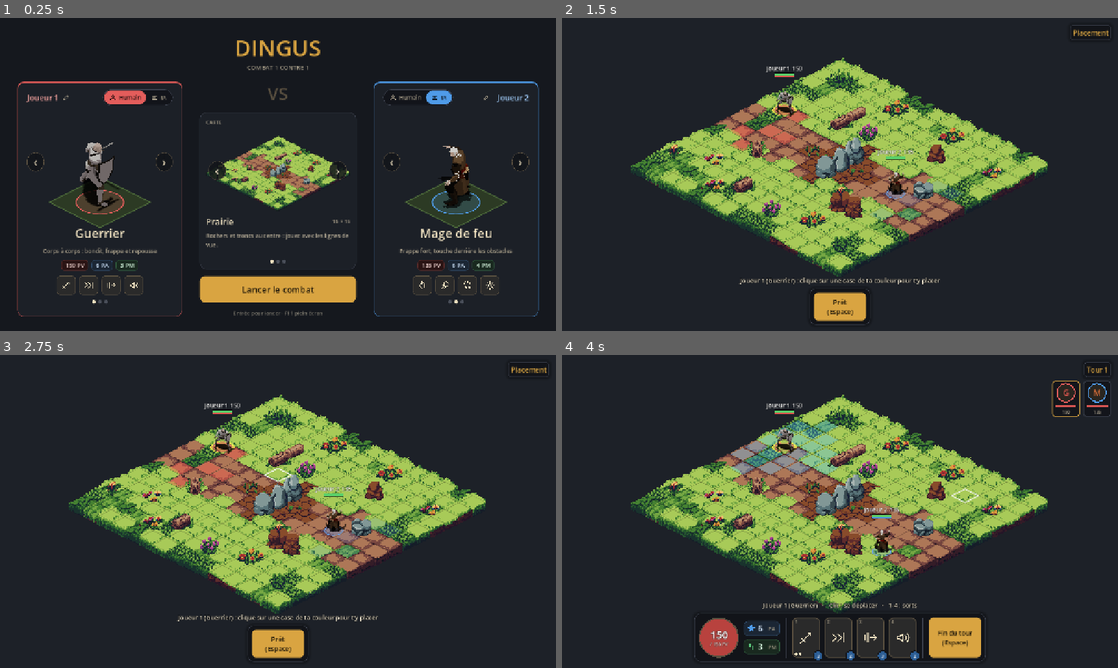
Above: before the commit, frames 1-4 (two rows, left to right).
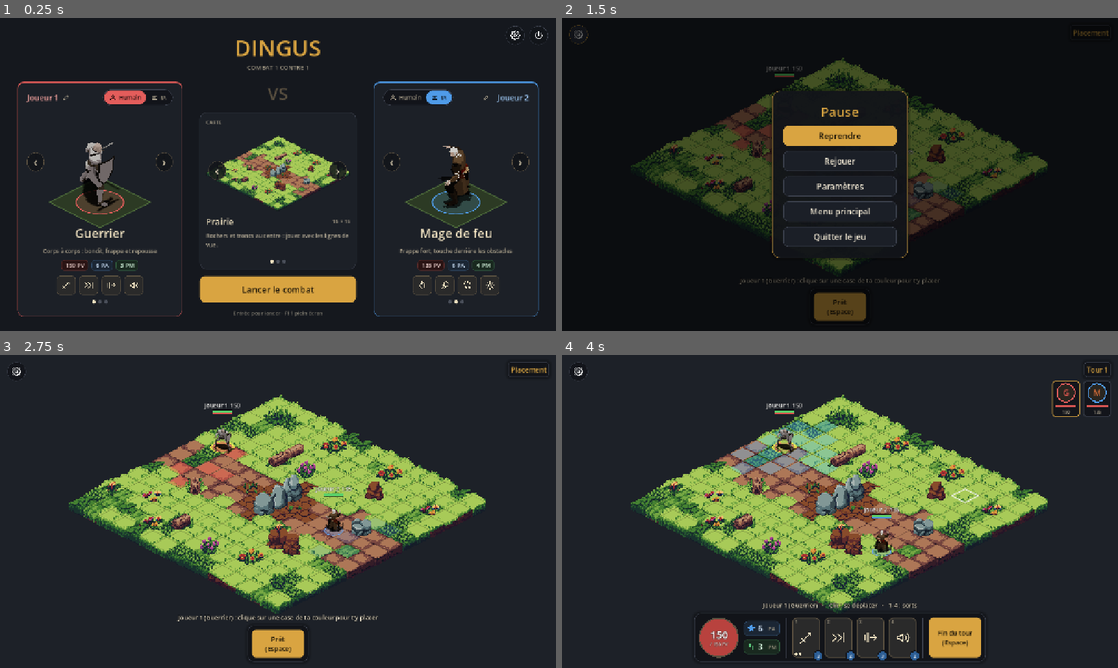
Above: after the commit, the same moments.

Repository: GuenotF/Dingus
Game: Godot game, scene res://scenes/menu.tscn
The game is run twice, just before and just after one commit, with the same random seed, the same clock (stepped at 60 frames per second) and the same inputs.
Inputs (mouse positions are in pixels of both pictures, inside the frame that each line leads up to):
- Up to frame 1 (0.25 s): no input
- Up to frame 2 (1.5 s): click "Lancer le combat" at 0.5 s; click (578, 33) at 1.27 s
- Up to frame 3 (2.75 s): click (278, 473) at 2 s, where only the run after the commit has a clickable "Reprendre"
- Up to frame 4 (4 s): click "Prêt (Espace)" at 2.75 s; tap Enter at 3.5, 3.6 s; move the mouse to (962, 495) at 3.52 s; click (962, 495) at 3.67 s; tap Space at 3.77 s; tap Keypad Enter at 3.8 s

The runs differ from the first frame. In frame 1, less than 0.1% of the frame differs, in the area x 91-99%, y 2-9%; in frame 2, 28%, in the area x 1-99%, y 2-99%; in frame 3, 0.2%; in frame 4, 0.1%.

Commit message:
Menu pause, paramètres et icônes Paramètres / Quitter
- Menu pause en combat (Échap ou bouton ⚙) : Reprendre, Rejouer, Paramètres,
  Menu principal, Quitter. Le jeu est gelé pendant la pause (timers de l'IA inclus).
  Confirmation pour Rejouer, Menu principal et Quitter.
- Fenêtre Paramètres partagée : volume général, voix, son coupé, plein écran.
- Autoload Settings : réglages mémorisés dans user://settings.cfg ; F11 et M
  passent par lui.
- Menu principal : icônes Paramètres et Quitter en haut à droite.
- README : phase 4 cochée, section Menus et paramètres.

Co-Authored-By: Claude Sonnet 5.5 <noreply@anthropic.com>
Claude-Session: https://claude.ai/code/session_016TqoMGpG5jku75qaKDTUnG

Diff:
--- /dev/null
+++ b/assets/ui/icon_quit.svg
@@ -0,0 +1 @@
+<svg xmlns="http://www.w3.org/2000/svg" width="32" height="32" viewBox="0 0 24 24" fill="none" stroke="#ffffff" stroke-width="2" stroke-linecap="round" stroke-linejoin="round"><path d="M12 3v9"/><path d="M6.4 6.6a8 8 0 1 0 11.2 0"/></svg>
--- /dev/null
+++ b/assets/ui/icon_settings.svg
@@ -0,0 +1 @@
+<svg xmlns="http://www.w3.org/2000/svg" width="32" height="32" viewBox="0 0 24 24" fill="none" stroke="#ffffff" stroke-width="2" stroke-linecap="round" stroke-linejoin="round"><circle cx="12" cy="12" r="3"/><path d="M19.4 15a1.7 1.7 0 0 0 .3 1.8l.1.1a2 2 0 1 1-2.8 2.8l-.1-.1a1.7 1.7 0 0 0-1.8-.3 1.7 1.7 0 0 0-1 1.5V21a2 2 0 1 1-4 0v-.1a1.7 1.7 0 0 0-1.1-1.5 1.7 1.7 0 0 0-1.8.3l-.1.1a2 2 0 1 1-2.8-2.8l.1-.1a1.7 1.7 0 0 0 .3-1.8 1.7 1.7 0 0 0-1.5-1H3a2 2 0 1 1 0-4h.1a1.7 1.7 0 0 0 1.5-1.1 1.7 1.7 0 0 0-.3-1.8l-.1-.1a2 2 0 1 1 2.8-2.8l.1.1a1.7 1.7 0 0 0 1.8.3H9a1.7 1.7 0 0 0 1-1.5V3a2 2 0 1 1 4 0v.1a1.7 1.7 0 0 0 1 1.5 1.7 1.7 0 0 0 1.8-.3l.1-.1a2 2 0 1 1 2.8 2.8l-.1.1a1.7 1.7 0 0 0-.3 1.8V9a1.7 1.7 0 0 0 1.5 1H21a2 2 0 1 1 0 4h-.1a1.7 1.7 0 0 0-1.5 1z"/></svg>
--- a/project.godot
+++ b/project.godot
@@ -23,6 +23,7 @@
 
 GameConfig="*res://scripts/game_config.gd"
 Sound="*res://scripts/audio/sound.gd"
+Settings="*res://scripts/settings.gd"
 
 [display]
 
--- a/scripts/audio/sound.gd
+++ b/scripts/audio/sound.gd
@@ -5,7 +5,6 @@
 const VOICE_BUS := "Voix"
 ## Une voix par personnage à la fois : une nouvelle réplique coupe la précédente du même personnage.
 var _voice_players: Dictionary = {} # clé (id du combattant, ou autre) -> AudioStreamPlayer
-var muted := false
 
 
 func _ready() -> void:
@@ -40,8 +39,7 @@
 
 
 func toggle_mute() -> void:
-	muted = not muted
-	AudioServer.set_bus_mute(AudioServer.get_bus_index("Master"), muted)
+	Settings.set_muted(not Settings.muted)
 
 
 func _unhandled_input(event: InputEvent) -> void:
--- a/scripts/game_config.gd
+++ b/scripts/game_config.gd
@@ -42,11 +42,10 @@
 	return info
 
 
-## F11 : bascule plein écran / fenêtre maximisée, partout dans le jeu.
+## F11 : bascule plein écran / fenêtre maximisée, partout dans le jeu (réglage mémorisé).
 func _unhandled_input(event: InputEvent) -> void:
 	if event is InputEventKey and event.pressed and not event.echo and event.keycode == KEY_F11:
-		var fullscreen := DisplayServer.window_get_mode() == DisplayServer.WINDOW_MODE_FULLSCREEN
-		DisplayServer.window_set_mode(DisplayServer.WINDOW_MODE_MAXIMIZED if fullscreen else DisplayServer.WINDOW_MODE_FULLSCREEN)
+		Settings.toggle_fullscreen()
 		get_viewport().set_input_as_handled()
 
 
--- a/scripts/main.gd
+++ b/scripts/main.gd
@@ -120,9 +120,9 @@
 	hud.show_placement(f, is_ai(f))
 	_refresh_highlights()
 	if is_ai(f):
-		await get_tree().create_timer(0.6).timeout
+		await get_tree().create_timer(0.6, false).timeout
 		state.place(f, _ai_placement_cell(f))
-		await get_tree().create_timer(0.4).timeout
+		await get_tree().create_timer(0.4, false).timeout
 		_begin_placement_of(index + 1)
 
 
@@ -160,6 +160,14 @@
 	if event is InputEventMouseMotion:
 		_refresh_highlights()
 		return
+	# Échap : annule le sort choisi, sinon ouvre le menu pause (même pendant le tour de l'IA).
+	if event is InputEventKey and event.pressed and not event.echo and event.keycode == KEY_ESCAPE:
+		if selected_spell != null and not _input_locked():
+			_cancel_spell()
+		elif not state.is_over:
+			hud.open_pause()
+		get_viewport().set_input_as_handled()
+		return
 	if _input_locked():
 		return
 	if event is InputEventMouseButton and event.pressed:
@@ -171,8 +179,6 @@
 		match event.keycode:
 			KEY_SPACE:
 				_on_main_button()
-			KEY_ESCAPE:
-				_cancel_spell()
 			KEY_1, KEY_2, KEY_3, KEY_4, KEY_5, KEY_6:
 				_select_spell(event.keycode - KEY_1)
 
@@ -225,7 +231,7 @@
 
 func _run_ai_turn(fighter: Fighter) -> void:
 	for i in AI_MAX_ACTIONS:
-		await get_tree().create_timer(AI_STEP_DELAY).timeout
+		await get_tree().create_timer(AI_STEP_DELAY, false).timeout
 		await _wait_idle()
 		if state.is_over or state.active_fighter() != fighter:
 			return
@@ -237,7 +243,7 @@
 				# On montre brièvement la cible, comme le ferait un joueur.
 				selected_spell = action.spell
 				_refresh_ui(action.cell)
-				await get_tree().create_timer(0.45).timeout
+				await get_tree().create_timer(0.45, false).timeout
 				selected_spell = null
 				state.try_cast(action.spell, action.cell)
 			_:
@@ -353,7 +359,7 @@
 	_set_busy(true)
 	if spell.projectile is EffectAnimation or spell.impact is EffectAnimation:
 		_deferring = true
-		await get_tree().create_timer(spell.cast_delay).timeout
+		await get_tree().create_timer(spell.cast_delay, false).timeout
 		if spell.projectile is EffectAnimation:
 			var from := caster_view.position + Vector2(0, -40)
 			var to := Iso.cell_to_world(target) + Vector2(0, -28)
@@ -363,10 +369,10 @@
 			EffectView.impact(self, spell.impact, Iso.cell_to_world(target))
 		board.flash(cells)
 		_flush_deferred()
-		await get_tree().create_timer(0.45).timeout
+		await get_tree().create_timer(0.45, false).timeout
 	else:
 		board.flash(cells)
-		await get_tree().create_timer(0.5).timeout
+		await get_tree().create_timer(0.5, false).timeout
 	_set_busy(false)
 
 
@@ -436,7 +442,7 @@
 	for f in state.fighters:
 		if f.team == winner_team:
 			winner_name = "%s (%s)" % [f.display_name, f.class_data.class_label if f.class_data else "?"]
-	await get_tree().create_timer(1.0).timeout
+	await get_tree().create_timer(1.0, false).timeout
 	_refresh_highlights()
 	hud.show_victory(winner_name)
 	for f in state.fighters:
--- a/scripts/menu.gd
+++ b/scripts/menu.gd
@@ -6,6 +6,8 @@
 const ICON_HUMAN := preload("res://assets/ui/icon_human.svg")
 const ICON_AI := preload("res://assets/ui/icon_ai.svg")
 const ICON_EDIT := preload("res://assets/ui/icon_edit.svg")
+const ICON_SETTINGS := preload("res://assets/ui/icon_settings.svg")
+const ICON_QUIT := preload("res://assets/ui/icon_quit.svg")
 const NAME_MAX_LENGTH := 16
 const TEAM_NAME_COLORS: Array[Color] = [Color("f2a19d"), Color("9cc6f2")]
 ## Échelle du personnage dans le menu (les sprites font 128 px).
@@ -18,6 +20,7 @@
 ## Infobulle des sorts, la même qu'en combat.
 var tooltip: SpellTooltip
 
+var _settings: SettingsPanel
 var _map_view: SubViewport
 var _map_name: Label
 var _map_size: Label
@@ -71,7 +74,27 @@
 	row.add_child(_panels[1])
 	tooltip = SpellTooltip.new()
 	add_child(tooltip)
+	_build_corner_buttons()
 	_refresh_map()
+
+
+## Coin haut droit : Paramètres et Quitter.
+func _build_corner_buttons() -> void:
+	var corner := HBoxContainer.new()
+	corner.set_anchors_and_offsets_preset(Control.PRESET_TOP_RIGHT)
+	corner.grow_horizontal = Control.GROW_DIRECTION_BEGIN
+	corner.offset_right = -18
+	corner.offset_top = 18
+	corner.add_theme_constant_override("separation", 10)
+	add_child(corner)
+	var settings_button := W.icon_button(ICON_SETTINGS, "Paramètres")
+	corner.add_child(settings_button)
+	var quit_button := W.icon_button(ICON_QUIT, "Quitter le jeu")
+	quit_button.pressed.connect(func() -> void: get_tree().quit())
+	corner.add_child(quit_button)
+	_settings = SettingsPanel.new()
+	add_child(_settings)
+	settings_button.pressed.connect(_settings.open)
 
 
 func _build_center() -> Control:
--- /dev/null
+++ b/scripts/settings.gd
@@ -0,0 +1,88 @@
+extends Node
+## Réglages du joueur (autoload « Settings ») : volumes, son coupé, plein écran.
+## Sauvegardés dans user://settings.cfg et réappliqués à chaque lancement.
+
+signal changed
+
+const FILE := "user://settings.cfg"
+## Niveau de base du bus « Voix » (voir Sound), auquel s'ajoute le réglage du joueur.
+const VOICE_BASE_DB := -3.0
+
+## Volumes de 0.0 à 1.0.
+var master_volume := 1.0
+var voice_volume := 1.0
+var muted := false
+var fullscreen := false
+
+
+func _ready() -> void:
+	process_mode = Node.PROCESS_MODE_ALWAYS
+	_load()
+	apply()
+
+
+func set_master_volume(value: float) -> void:
+	master_volume = clampf(value, 0.0, 1.0)
+	_commit()
+
+
+func set_voice_volume(value: float) -> void:
+	voice_volume = clampf(value, 0.0, 1.0)
+	_commit()
+
+
+func set_muted(value: bool) -> void:
+	muted = value
+	_commit()
+
+
+func set_fullscreen(value: bool) -> void:
+	fullscreen = value
+	_commit()
+
+
+func toggle_fullscreen() -> void:
+	set_fullscreen(not fullscreen)
+
+
+## Applique les réglages au son et à la fenêtre.
+func apply() -> void:
+	var master := AudioServer.get_bus_index("Master")
+	AudioServer.set_bus_volume_db(master, _to_db(master_volume))
+	AudioServer.set_bus_mute(master, muted)
+	var voice := AudioServer.get_bus_index(Sound.VOICE_BUS)
+	if voice != -1:
+		AudioServer.set_bus_volume_db(voice, VOICE_BASE_DB + _to_db(voice_volume))
+	var wanted := DisplayServer.WINDOW_MODE_FULLSCREEN if fullscreen else DisplayServer.WINDOW_MODE_MAXIMIZED
+	# Pas de changement de mode sans écran (tests, serveur) ni si la fenêtre est déjà dans le bon état.
+	if DisplayServer.get_name() != "headless" and (fullscreen != (DisplayServer.window_get_mode() == DisplayServer.WINDOW_MODE_FULLSCREEN)):
+		DisplayServer.window_set_mode(wanted)
+
+
+static func _to_db(volume: float) -> float:
+	return -80.0 if volume <= 0.001 else linear_to_db(volume)
+
+
+func _commit() -> void:
+	apply()
+	_save()
+	changed.emit()
+
+
+func _save() -> void:
+	var cfg := ConfigFile.new()
+	cfg.set_value("audio", "master", master_volume)
+	cfg.set_value("audio", "voice", voice_volume)
+	cfg.set_value("audio", "muted", muted)
+	cfg.set_value("display", "fullscreen", fullscreen)
+	cfg.save(FILE)
+
+
+func _load() -> void:
+	var cfg := ConfigFile.new()
+	if cfg.load(FILE) != OK:
+		return
+	master_volume = clampf(float(cfg.get_value("audio", "master", 1.0)), 0.0, 1.0)
+	voice_volume = clampf(float(cfg.get_value("audio", "voice", 1.0)), 0.0, 1.0)
+	muted = bool(cfg.get_value("audio", "muted", false))
+	fullscreen = bool(cfg.get_value("display", "fullscreen", false))
--- a/scripts/view/hud.gd
+++ b/scripts/view/hud.gd
@@ -39,12 +39,17 @@
 var _victory: Control
 var _victory_label: Label
 
+# Pause
+var _pause_menu: PauseMenu
+var _pause_button: Button
+
 
 func _ready() -> void:
 	_build_bottom_bar()
 	_build_turn_order()
 	_build_tooltip()
 	_build_victory()
+	_build_pause()
 
 
 # --- Construction ----------------------------------------------------------------
@@ -152,6 +157,22 @@
 func _build_tooltip() -> void:
 	_tooltip = SpellTooltip.new()
 	add_child(_tooltip)
+
+
+func _build_pause() -> void:
+	_pause_button = HudWidgets.icon_button(preload("res://assets/ui/icon_settings.svg"), "Menu (Échap)")
+	_pause_button.position = Vector2(16, 16)
+	_pause_button.pressed.connect(open_pause)
+	add_child(_pause_button)
+	_pause_menu = PauseMenu.new()
+	_pause_menu.restart_requested.connect(func() -> void: restart_pressed.emit())
+	_pause_menu.menu_requested.connect(func() -> void: menu_pressed.emit())
+	add_child(_pause_menu)
+
+
+func open_pause() -> void:
+	_tooltip.hide()
+	_pause_menu.open()
 
 
 func _build_victory() -> void:
@@ -324,6 +345,7 @@
 func show_victory(winner_name: String) -> void:
 	_victory_label.text = "%s gagne !" % winner_name if winner_name != "" else "Égalité !"
 	_victory.show()
+	_pause_button.hide()
 	_tooltip.hide()
 	_main_button.disabled = true
 
--- a/scripts/view/hud_widgets.gd
+++ b/scripts/view/hud_widgets.gd
@@ -64,6 +64,54 @@
 			ci.draw_set_transform(center + offset, 0.0, Vector2(0.62, 1.0))
 			ci.draw_circle(Vector2.ZERO, size * 0.21, PM)
 		ci.draw_set_transform(Vector2.ZERO)
+
+
+## Style de bouton des menus (pause, paramètres, icônes rondes).
+static func button_box(bg: Color, border: Color, radius: int) -> StyleBoxFlat:
+	var sb := StyleBoxFlat.new()
+	sb.bg_color = bg
+	sb.border_color = border
+	sb.set_border_width_all(1)
+	sb.set_corner_radius_all(radius)
+	sb.set_content_margin_all(8)
+	return sb
+
+
+## Bouton de menu. `accent` : plein doré (action principale), sinon sombre à liseré.
+static func menu_button(text: String, accent: bool = false) -> Button:
+	var b := Button.new()
+	b.text = text
+	b.custom_minimum_size = Vector2(260, 46)
+	b.focus_mode = Control.FOCUS_NONE
+	b.add_theme_font_size_override("font_size", 19)
+	var normal := GOLD if accent else Color("1b1f27")
+	var hover := GOLD.lightened(0.15) if accent else Color("2a303c")
+	var pressed := GOLD.darkened(0.15) if accent else Color("14171d")
+	var border := GOLD if accent else PANEL_BORDER
+	b.add_theme_stylebox_override("normal", button_box(normal, border, 10))
+	b.add_theme_stylebox_override("hover", button_box(hover, GOLD, 10))
+	b.add_theme_stylebox_override("pressed", button_box(pressed, GOLD, 10))
+	var text_color := Color("1b1408") if accent else TEXT
+	for c in ["font_color", "font_hover_color", "font_pressed_color"]:
+		b.add_theme_color_override(c, text_color)
+	return b
+
+
+## Bouton rond avec une icône blanche (SVG), pour les coins de l'écran.
+static func icon_button(icon: Texture2D, tip: String, size: int = 44) -> Button:
+	var b := Button.new()
+	b.icon = icon
+	b.expand_icon = true
+	b.tooltip_text = tip
+	b.focus_mode = Control.FOCUS_NONE
+	b.custom_minimum_size = Vector2(size, size)
+	b.add_theme_constant_override("icon_max_width", int(size * 0.5))
+	b.icon_alignment = HORIZONTAL_ALIGNMENT_CENTER
+	var radius := size / 2
+	b.add_theme_stylebox_override("normal", button_box(PANEL_BG, PANEL_BORDER, radius))
+	b.add_theme_stylebox_override("hover", button_box(Color("2a303c"), GOLD, radius))
+	b.add_theme_stylebox_override("pressed", button_box(Color("14171d"), GOLD, radius))
+	return b
 
 
 # --- Orbe de PV --------------------------------------------------------------------
--- /dev/null
+++ b/scripts/view/pause_menu.gd
@@ -0,0 +1,136 @@
+class_name PauseMenu
+extends ColorRect
+## Menu pause du combat : Reprendre, Rejouer, Paramètres, Menu principal, Quitter.
+## Ouvert, il met le jeu en pause (rien ne bouge, l'IA attend). Rejouer, Menu principal
+## et Quitter demandent confirmation. Échap ferme (ou revient en arrière).
+
+const W := preload("res://scripts/view/hud_widgets.gd")
+
+signal restart_requested
+signal menu_requested
+
+var _main_page: VBoxContainer
+var _confirm_page: VBoxContainer
+var _confirm_title: Label
+var _confirm_text: Label
+var _confirm_action: Callable
+var _settings: SettingsPanel
+var _center: CenterContainer
+
+
+func _ready() -> void:
+	process_mode = Node.PROCESS_MODE_ALWAYS
+	color = Color(0, 0, 0, 0.6)
+	set_anchors_and_offsets_preset(Control.PRESET_FULL_RECT)
+	mouse_filter = Control.MOUSE_FILTER_STOP
+	hide()
+
+	_center = CenterContainer.new()
+	_center.set_anchors_and_offsets_preset(Control.PRESET_FULL_RECT)
+	add_child(_center)
+	var panel := PanelContainer.new()
+	panel.add_theme_stylebox_override("panel", W.panel_style(W.GOLD, 16, 26))
+	_center.add_child(panel)
+	var stack := VBoxContainer.new()
+	panel.add_child(stack)
+
+	_main_page = VBoxContainer.new()
+	_main_page.add_theme_constant_override("separation", 12)
+	stack.add_child(_main_page)
+	var title := _title("Pause")
+	_main_page.add_child(title)
+	var resume := W.menu_button("Reprendre", true)
+	resume.pressed.connect(close)
+	_main_page.add_child(resume)
+	_main_page.add_child(_entry("Rejouer", func() -> void: _ask("Rejouer le combat ?", "Le combat en cours sera perdu.", _do_restart)))
+	_main_page.add_child(_entry("Paramètres", func() -> void:
+		_center.hide()
+		_settings.open()))
+	_main_page.add_child(_entry("Menu principal", func() -> void: _ask("Retourner au menu principal ?", "Le combat en cours sera perdu.", _do_menu)))
+	_main_page.add_child(_entry("Quitter le jeu", func() -> void: _ask("Quitter le jeu ?", "Le combat en cours sera perdu.", _do_quit)))
+
+	_confirm_page = VBoxContainer.new()
+	_confirm_page.add_theme_constant_override("separation", 14)
+	_confirm_page.hide()
+	stack.add_child(_confirm_page)
+	_confirm_title = _title("")
+	_confirm_page.add_child(_confirm_title)
+	_confirm_text = Label.new()
+	_confirm_text.horizontal_alignment = HORIZONTAL_ALIGNMENT_CENTER
+	_confirm_text.add_theme_font_size_override("font_size", 16)
+	_confirm_text.add_theme_color_override("font_color", W.TEXT_DIM)
+	_confirm_page.add_child(_confirm_text)
+	var yes := W.menu_button("Confirmer", true)
+	yes.pressed.connect(func() -> void: _confirm_action.call())
+	_confirm_page.add_child(yes)
+	_confirm_page.add_child(_entry("Annuler", _show_main_page))
+
+	_settings = SettingsPanel.new()
+	_settings.closed.connect(_center.show)
+	add_child(_settings)
+
+
+func open() -> void:
+	_show_main_page()
+	show()
+	get_tree().paused = true
+
+
+func close() -> void:
+	hide()
+	_center.show()
+	_settings.hide()
+	get_tree().paused = false
+
+
+func _unhandled_input(event: InputEvent) -> void:
+	if not visible or not (event is InputEventKey) or not event.pressed or event.echo:
+		return
+	if event.keycode == KEY_ESCAPE: # la fenêtre Paramètres, si elle est ouverte, a déjà pris l'événement
+		if _confirm_page.visible:
+			_show_main_page()
+		else:
+			close()
+		get_viewport().set_input_as_handled()
+
+
+func _show_main_page() -> void:
+	_confirm_page.hide()
+	_main_page.show()
+
+
+func _ask(title: String, text: String, action: Callable) -> void:
+	_confirm_title.text = title
+	_confirm_text.text = text
+	_confirm_action = action
+	_main_page.hide()
+	_confirm_page.show()
+
+
+func _do_restart() -> void:
+	close()
+	restart_requested.emit()
+
+
+func _do_menu() -> void:
+	close()
+	menu_requested.emit()
+
+
+func _do_quit() -> void:
+	get_tree().quit()
+
+
+func _title(text: String) -> Label:
+	var l := Label.new()
+	l.text = text
+	l.horizontal_alignment = HORIZONTAL_ALIGNMENT_CENTER
+	l.add_theme_font_size_override("font_size", 30)
+	l.add_theme_color_override("font_color", W.GOLD)
+	return l
+
+
+func _entry(text: String, action: Callable) -> Button:
+	var b := W.menu_button(text)
+	b.pressed.connect(action)
+	return b
--- /dev/null
+++ b/scripts/view/settings_panel.gd
@@ -0,0 +1,148 @@
+class_name SettingsPanel
+extends ColorRect
+## Fenêtre « Paramètres » : volumes, son coupé, plein écran. Réutilisée par le menu principal
+## et le menu pause. Les réglages sont ceux de l'autoload Settings (appliqués et mémorisés tout de suite).
+
+const W := preload("res://scripts/view/hud_widgets.gd")
+
+signal closed
+
+var _master: HSlider
+var _voice: HSlider
+var _master_value: Label
+var _voice_value: Label
+var _mute: Button
+var _fullscreen: Button
+
+
+func _ready() -> void:
+	process_mode = Node.PROCESS_MODE_ALWAYS
+	color = Color(0, 0, 0, 0.65)
+	set_anchors_and_offsets_preset(Control.PRESET_FULL_RECT)
+	mouse_filter = Control.MOUSE_FILTER_STOP
+	hide()
+
+	var center := CenterContainer.new()
+	center.set_anchors_and_offsets_preset(Control.PRESET_FULL_RECT)
+	add_child(center)
+	var panel := PanelContainer.new()
+	panel.add_theme_stylebox_override("panel", W.panel_style(W.GOLD, 16, 26))
+	center.add_child(panel)
+	var box := VBoxContainer.new()
+	box.add_theme_constant_override("separation", 16)
+	panel.add_child(box)
+
+	var title := Label.new()
+	title.text = "Paramètres"
+	title.horizontal_alignment = HORIZONTAL_ALIGNMENT_CENTER
+	title.add_theme_font_size_override("font_size", 30)
+	title.add_theme_color_override("font_color", W.GOLD)
+	box.add_child(title)
+
+	var master_row := _slider_row("Volume général")
+	_master = master_row[0]
+	_master_value = master_row[1]
+	_master.value_changed.connect(func(v: float) -> void: Settings.set_master_volume(v / 100.0))
+	box.add_child(master_row[2])
+	var voice_row := _slider_row("Voix des personnages")
+	_voice = voice_row[0]
+	_voice_value = voice_row[1]
+	_voice.value_changed.connect(func(v: float) -> void: Settings.set_voice_volume(v / 100.0))
+	box.add_child(voice_row[2])
+
+	var mute_row := _toggle_row("Couper le son (M)")
+	_mute = mute_row[0]
+	_mute.toggled.connect(func(on: bool) -> void: Settings.set_muted(on))
+	box.add_child(mute_row[1])
+	var fullscreen_row := _toggle_row("Plein écran (F11)")
+	_fullscreen = fullscreen_row[0]
+	_fullscreen.toggled.connect(func(on: bool) -> void: Settings.set_fullscreen(on))
+	box.add_child(fullscreen_row[1])
+
+	var back := W.menu_button("Retour", true)
+	back.pressed.connect(close)
+	box.add_child(back)
+
+	Settings.changed.connect(_sync)
+
+
+func open() -> void:
+	_sync()
+	show()
+
+
+func close() -> void:
+	if visible:
+		hide()
+		closed.emit()
+
+
+func _unhandled_input(event: InputEvent) -> void:
+	if not visible or not (event is InputEventKey) or not event.pressed or event.echo:
+		return
+	# Échap ferme ; Entrée est avalée pour ne pas lancer un combat derrière la fenêtre.
+	if event.keycode == KEY_ESCAPE:
+		close()
+		get_viewport().set_input_as_handled()
+	elif event.keycode == KEY_ENTER or event.keycode == KEY_KP_ENTER or event.keycode == KEY_SPACE:
+		get_viewport().set_input_as_handled()
+
+
+func _sync() -> void:
+	_master.set_value_no_signal(roundf(Settings.master_volume * 100.0))
+	_voice.set_value_no_signal(roundf(Settings.voice_volume * 100.0))
+	_master_value.text = "%d %%" % int(_master.value)
+	_voice_value.text = "%d %%" % int(_voice.value)
+	_mute.set_pressed_no_signal(Settings.muted)
+	_mute.text = "Oui" if Settings.muted else "Non"
+	_fullscreen.set_pressed_no_signal(Settings.fullscreen)
+	_fullscreen.text = "Oui" if Settings.fullscreen else "Non"
+
+
+## [slider, label de valeur, ligne complète]
+func _slider_row(text: String) -> Array:
+	var row := VBoxContainer.new()
+	row.add_theme_constant_override("separation", 4)
+	var head := HBoxContainer.new()
+	row.add_child(head)
+	var name_label := Label.new()
+	name_label.text = text
+	name_label.size_flags_horizontal = Control.SIZE_EXPAND_FILL
+	name_label.add_theme_font_size_override("font_size", 16)
+	name_label.add_theme_color_override("font_color", W.TEXT)
+	head.add_child(name_label)
+	var value_label := Label.new()
+	value_label.add_theme_font_size_override("font_size", 16)
+	value_label.add_theme_color_override("font_color", W.TEXT_DIM)
+	head.add_child(value_label)
+	var slider := HSlider.new()
+	slider.min_value = 0
+	slider.max_value = 100
+	slider.step = 1
+	slider.custom_minimum_size = Vector2(320, 24)
+	slider.focus_mode = Control.FOCUS_NONE
+	slider.value_changed.connect(func(v: float) -> void: value_label.text = "%d %%" % int(v))
+	row.add_child(slider)
+	return [slider, value_label, row]
+
+
+## [bouton Oui / Non, ligne complète]
+func _toggle_row(text: String) -> Array:
+	var row := HBoxContainer.new()
+	var label := Label.new()
+	label.text = text
+	label.size_flags_horizontal = Control.SIZE_EXPAND_FILL
+	label.add_theme_font_size_override("font_size", 16)
+	label.add_theme_color_override("font_color", W.TEXT)
+	row.add_child(label)
+	var b := W.menu_button("Non")
+	b.toggle_mode = true
+	b.custom_minimum_size = Vector2(84, 34)
+	b.add_theme_font_size_override("font_size", 15)
+	b.add_theme_stylebox_override("pressed", W.button_box(W.GOLD, W.GOLD, 10))
+	b.add_theme_color_override("font_pressed_color", Color("1b1408"))
+	b.add_theme_color_override("font_hover_pressed_color", Color("1b1408"))
+	b.add_theme_stylebox_override("hover_pressed", W.button_box(W.GOLD.lightened(0.15), W.GOLD, 10))
+	b.toggled.connect(func(on: bool) -> void: b.text = "Oui" if on else "Non")
+	row.add_child(b)
+	return [b, row]
Not shown, added: assets/ui/icon_quit.svg.import
Not shown, added: assets/ui/icon_settings.svg.import
Not shown, added: scripts/settings.gd.uid
Not shown, added: scripts/view/pause_menu.gd.uid
Not shown, added: scripts/view/settings_panel.gd.uid
